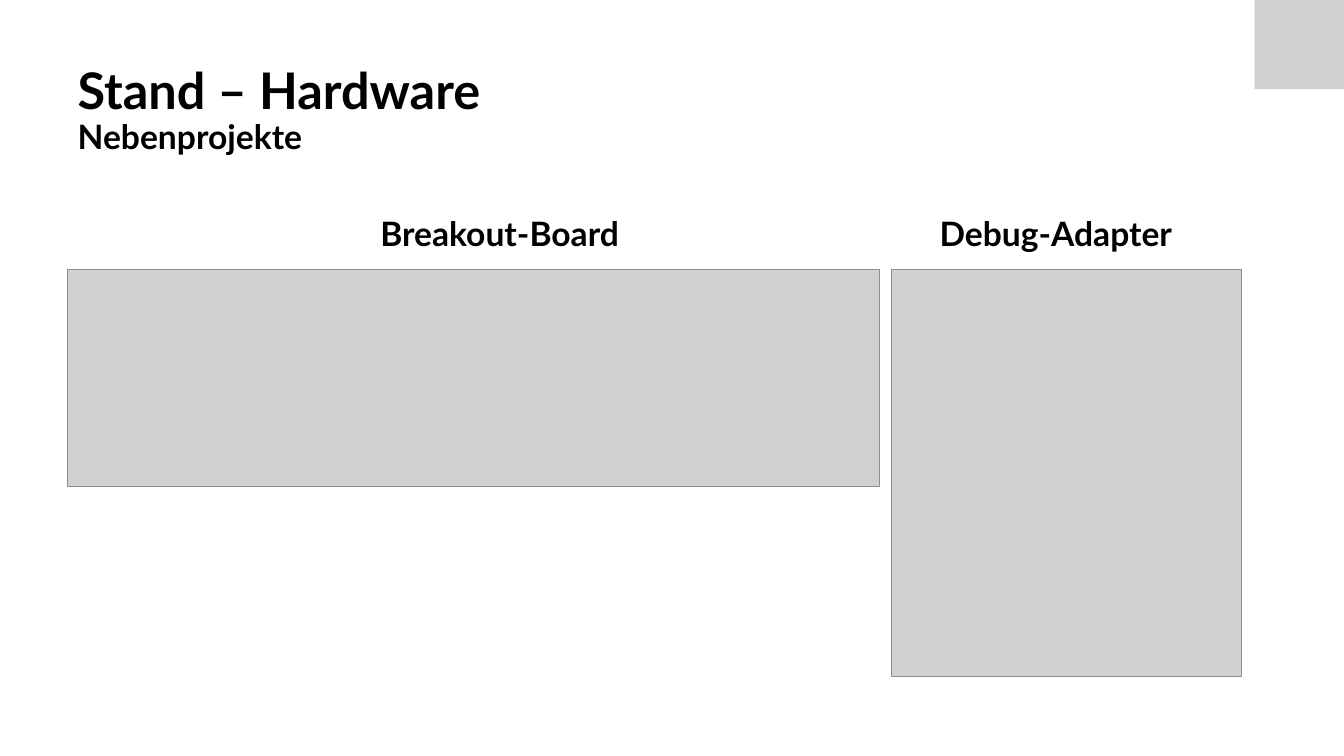
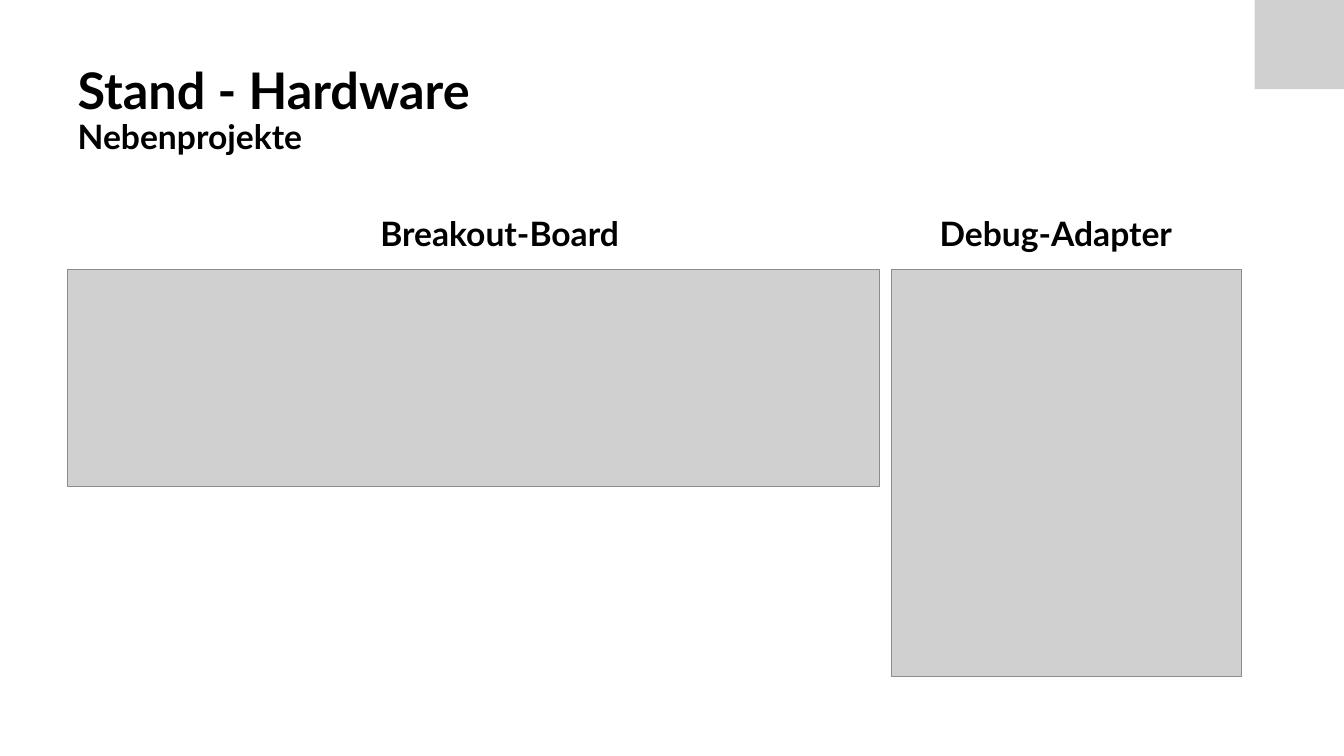
Before and after one commit to Froster2406/BAT2024, a slide deck: slide 11 of Dokumentation/Präsentation/BAT_Zwischenpraesentation.pptx. Drawn at 1344x756 pixels with LibreOffice and Linux fonts; fonts in the diff are those of the drawing; grey boxes stand for pictures. Boxes give left, top, right and bottom in pixels: in the first picture for what was removed or moved away, otherwise in the second. Text is boxed around its words. In the diff, an @@ line names an element or a change of style, - is before the commit and + after.

Commit message:
Stand doku: 20240424

```diff
--- a/Dokumentation/Präsentation/BAT_Zwischenpraesentation.pptx
+++ b/Dokumentation/Präsentation/BAT_Zwischenpraesentation.pptx
@@ title at [78,71,470,155]: text changed @@
-Stand – Hardware
-Nebenprojekte
+Stand - Hardware
+Nebenprojekte
```
Also in this commit, not shown: 8 other slides changed, 3 other files.
